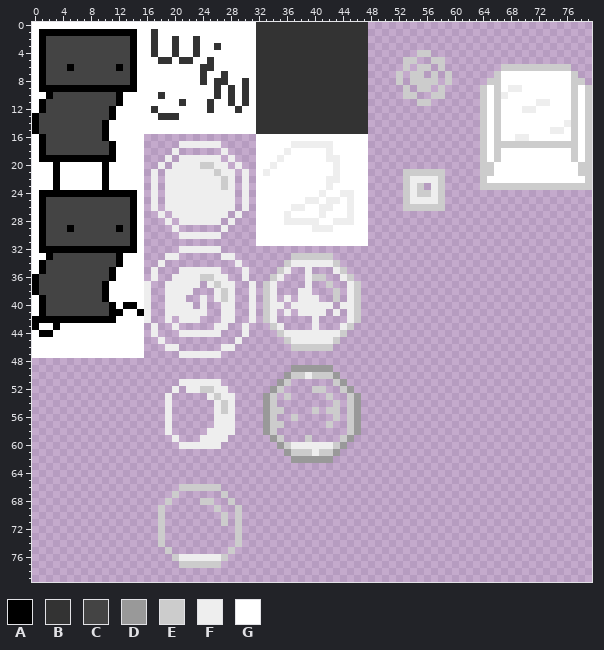
Two versions of one sprite sheet, bin/spritesheet.png. This is how it looked before the edit.
The file is 80x80 pixels.
Palette (. is transparent): A #000000  B #333333  C #444444  D #999999  E #cccccc  F #eeeeee  G #ffffff
Pixels before (only the part around the change), first column x 0:
 0 GGGGGGGGGGGGGGGGGGGG
 1 GAAAAAAAAAAAAAAGGBGG
 2 GACCCCCCCCCCCCAGGBGG
 3 GACCCCCCCCCCCCAGGBGG
 4 GACCCCCCCCCCCCAGGBGG
 5 GACCCCCCCCCCCCAGGGBB
 6 GACCCACCCCCCACAGGGGG
 7 GACCCCCCCCCCCCAGGGGG
 8 GACCCCCCCCCCCCAGGGGG
 9 GAAAAAAAAAAAAAAGGGGG
10 GGACCCCCCCCCAGGGGGBG
11 GACCCCCCCCCCAGGGGGGG
12 GACCCCCCCCCAGGGGGBGG
13 ACCCCCCCCCCAGGGGGGBB
14 ACCCCCCCCCAGGGGGGGGG
15 ACCCCCCCCCAGGGGGGGGG
16 GACCCCCCCCAGGGGG....
17 GACCCCCCCCCAGGGG....
18 GACCCCCCCCCAGGGG....
19 GAAAAAAAAAAAGGGG...F
20 GGGAGGGGGGAGGGGG..F.
21 GGGAGGGGGGAGGGGG.F.F
22 GGGAGGGGGGAGGGGG.F.F
23 GGGAGGGGGGAGGGGG.F.F
24 GAAAAAAAAAAAAAAG.F.F
25 GACCCCCCCCCCCCAG.F.F
26 GACCCCCCCCCCCCAG.F.F
27 GACCCCCCCCCCCCAG..F.
28 GACCCCCCCCCCCCAG...F
29 GACCCACCCCCCACAG....
30 GACCCCCCCCCCCCAG....
31 GACCCCCCCCCCCCAG....
32 GAAAAAAAAAAAAAAG....
33 GGACCCCCCCCCAGGG...F
34 GACCCCCCCCCCAGGG..F.
35 GACCCCCCCCCAGGGG.F..
36 ACCCCCCCCCCAGGGG.F..
37 ACCCCCCCCCAGGGGGF..F
38 ACCCCCCCCCAGGGGGF..F
39 GACCCCCCCCAGGGGGF..F
40 GACCCCCCCCCAGAAGF..F
41 GACCCCCCCCCAAGGAF..F
42 AAAAAAAAAAAAGGGGF..F
43 AGGAGGGGGGGGGGGG.F..
44 GAAGGGGGGGGGGGGG.F..
45 GGGGGGGGGGGGGGGG..F.
46 GGGGGGGGGGGGGGGG...F
47 GGGGGGGGGGGGGGGG....
48 ....................
49 ....................
50 ....................
51 ....................
52 ....................
New version:
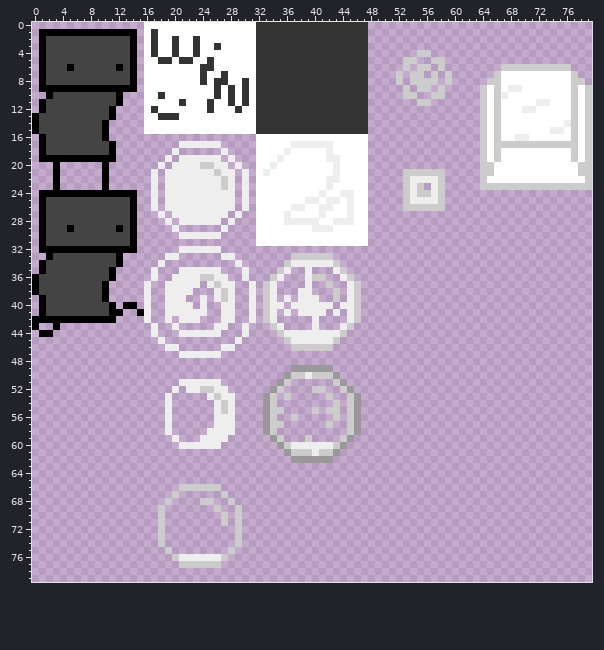
Changes in this commit:
y 0: x 0..15 GGGGGGGGGGGGGGGG -> ................
y 1..9: x 0 G -> .; x 15 G -> .
y 10: x 0..1 GG -> ..; x 13..15 GGG -> ...
y 11: x 0 G -> .; x 13..15 GGG -> ...
y 12: x 0 G -> .; x 12..15 GGGG -> ....
y 13: x 12..15 GGGG -> ....
y 14..15: x 11..15 GGGGG -> .....
y 16: x 0 G -> .; x 11..15 GGGGG -> .....
y 17..19: x 0 G -> .; x 12..15 GGGG -> ....
y 20..23: x 0..2 GGG -> ...; x 4..9 GGGGGG -> ......; x 11..15 GGGGG -> .....
y 24..32: x 0 G -> .; x 15 G -> .
y 33: x 0..1 GG -> ..; x 13..15 GGG -> ...
y 34: x 0 G -> .; x 13..15 GGG -> ...
y 35: x 0 G -> .; x 12..15 GGGG -> ....
y 36: x 12..15 GGGG -> ....
y 37..38: x 11..15 GGGGG -> .....
y 39: x 0 G -> .; x 11..15 GGGGG -> .....
y 40: x 0 G -> .; x 12 G -> .; x 15 G -> .
y 41: x 0 G -> .; x 13..14 GG -> ..
y 42: x 12..15 GGGG -> ....
y 43: x 1..2 GG -> ..; x 4..15 GGGGGGGGGGGG -> ............
y 44: x 0 G -> .; x 3..15 GGGGGGGGGGGGG -> .............
y 45..47: x 0..15 GGGGGGGGGGGGGGGG -> ................
Changed places in both pictures, as pixel boxes (x1, y1, x2, y2):
erased: (32, 22, 144, 358)
